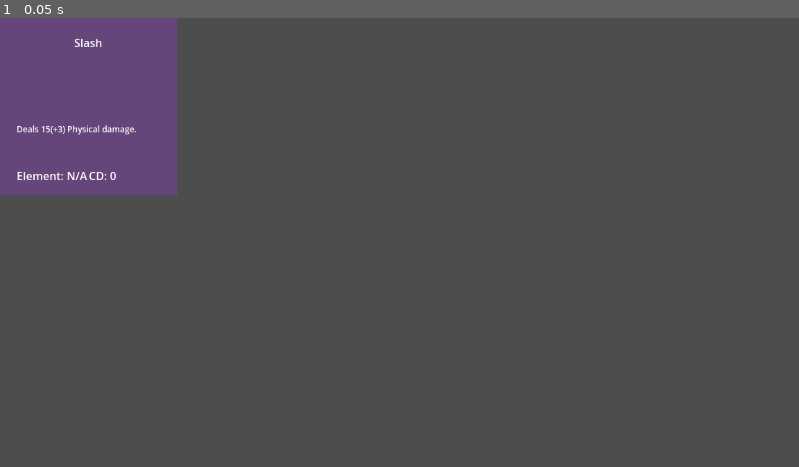
Above: before the commit, frame 1.
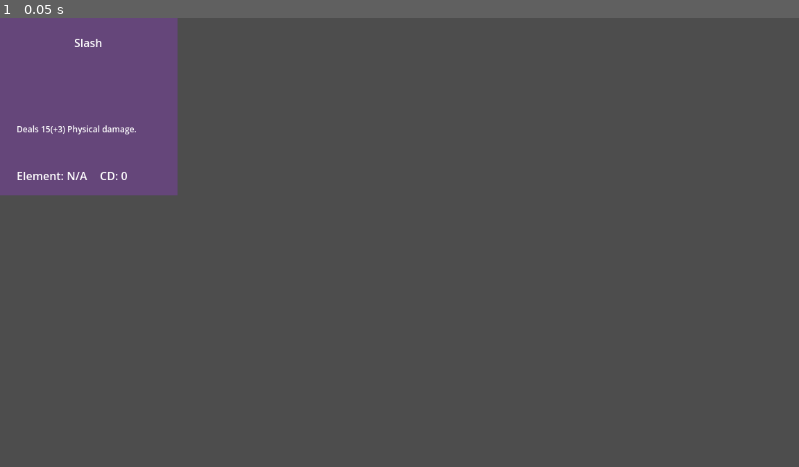
Above: after the commit, the same moment.

Repository: wildbeard/rpg
Game: Godot game, scene res://Scenes/UI/AbilityCard.tscn
The game is run twice, just before and just after one commit, with the same random seed, the same clock (stepped at 60 frames per second) and the same inputs. This scene is started directly instead of the project's main scene.
Inputs:
- Up to frame 1 (0.05 s): no input

The runs differ from the first frame. In frame 1, less than 0.1% of the frame differs, in the area x 11-16%, y 34-37%.

Commit message:
Added an AbilityCard scene

Diff:
--- a/Scenes/UI/AbilityCard.tscn
+++ b/Scenes/UI/AbilityCard.tscn
@@ -7,9 +7,10 @@
 
 [node name="AbilityCard" type="Control"]
 layout_mode = 3
-anchors_preset = 15
-anchor_right = 1.0
-anchor_bottom = 1.0
+anchor_right = 0.222
+anchor_bottom = 0.407
+offset_right = 0.255981
+offset_bottom = -7.73599
 grow_horizontal = 2
 grow_vertical = 2
 script = ExtResource("1_2c7wq")
@@ -51,7 +52,7 @@
 
 [node name="Cooldown" type="Label" parent="."]
 layout_mode = 0
-offset_left = 128.0
+offset_left = 144.0
 offset_top = 216.0
 offset_right = 232.0
 offset_bottom = 240.0
